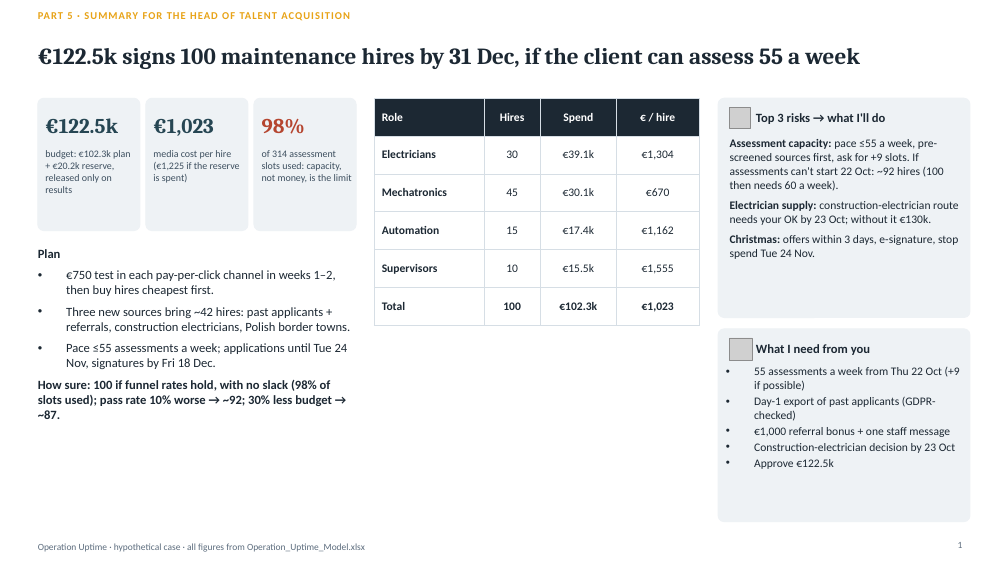
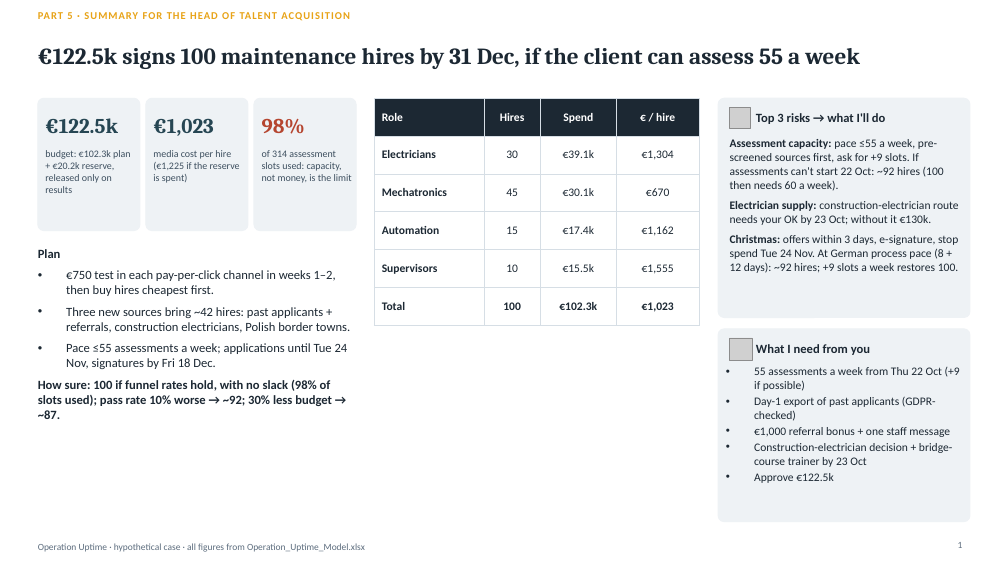
Before and after one commit to Anurag160596/haystack, a slide deck: slide 1 of operation_uptime/Operation_Uptime_Deck.pptx. Drawn at 1008x567 pixels with LibreOffice and Linux fonts; fonts in the diff are those of the drawing; grey boxes stand for pictures. Boxes give left, top, right and bottom in pixels: in the first picture for what was removed or moved away, otherwise in the second. Text is boxed around its words. In the diff, an @@ line names an element or a change of style, - is before the commit and + after.

```diff
--- a/operation_uptime/Operation_Uptime_Deck.pptx
+++ b/operation_uptime/Operation_Uptime_Deck.pptx
@@ text at (730, 235, 958, 273): text changed @@
-Christmas: offers within 3 days, e-signature, stop spend Tue 24 Nov.
+Christmas: offers within 3 days, e-signature, stop spend Tue 24 Nov. At German process pace (8 + 12 days): ~92 hires; +9 slots a week restores 100.
@@ text at (754, 443, 952, 467): text changed @@
-• Construction-electrician decision by 23 Oct
+• Construction-electrician decision + bridge-course trainer by 23 Oct
```
Also in this commit, not shown: 1 other slide changed, 2 other files.
